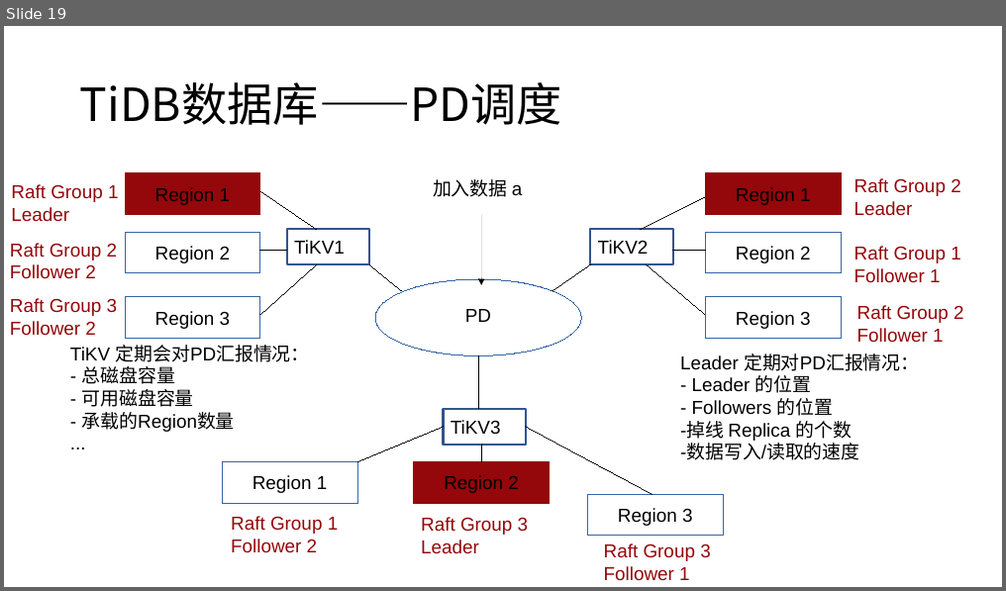
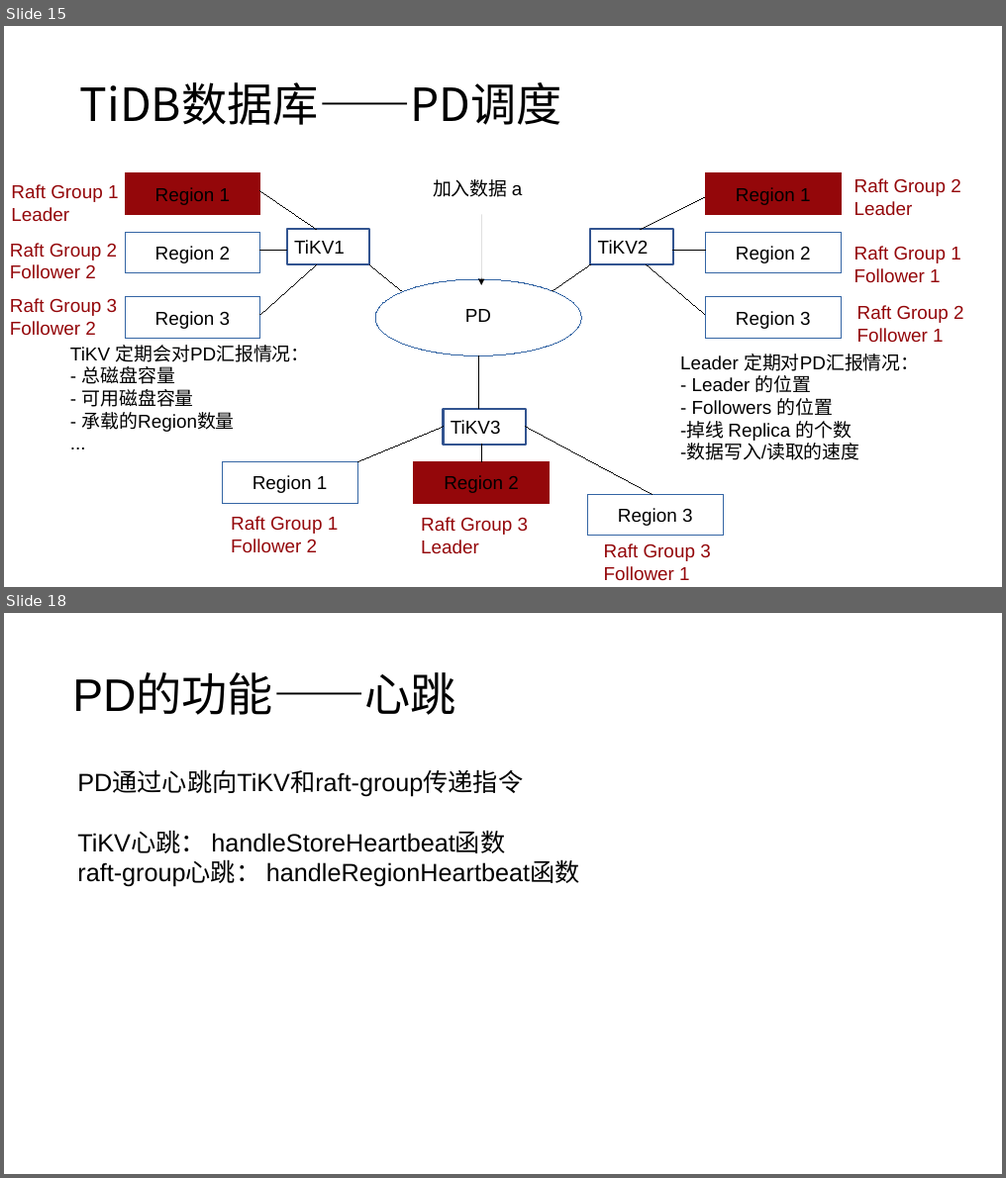
Before and after one commit to Doris404/Study-paper-channel, a slide deck: Chai' project/study material/notes/TiDB项目.pptx. Shown one above the other, each under a label of ours: slide 19 before the commit, slides 15 and 18 after it; the slides between them are not shown. The pictures are 1006x591 and 1006x1178 pixels, drawn with LibreOffice and Linux fonts; fonts in the diff are those of the drawing. Boxes give left, top, right and bottom in pixels: in the first picture for what was removed or moved away, otherwise in the second. Text is boxed around its words. In the diff, an @@ line names an element or a change of style, - is before the commit and + after.

```diff
--- a/Chai' project/study material/notes/TiDB项目.pptx
+++ b/Chai' project/study material/notes/TiDB项目.pptx
@@ slide 18 added at (x1=4, y1=613, x2=1002, y2=1174), background #FFFFFF @@
@@ title added at (x1=72, y1=675, x2=456, y2=715), 44 pt, text #000000 @@
+PD的功能——心跳
@@ text added at (x1=77, y1=771, x2=580, y2=887), 24 pt, text #000000 @@
+PD通过心跳向TiKV和raft-group传递指令
+TiKV心跳： handleStoreHeartbeat函数
+raft-group心跳： handleRegionHeartbeat函数
@@ what was slide 19 is now slide 15 @@
```
Also in this commit, not shown: 4 slides changed, 4 other slides added, 4 slides removed, 12 other files.
